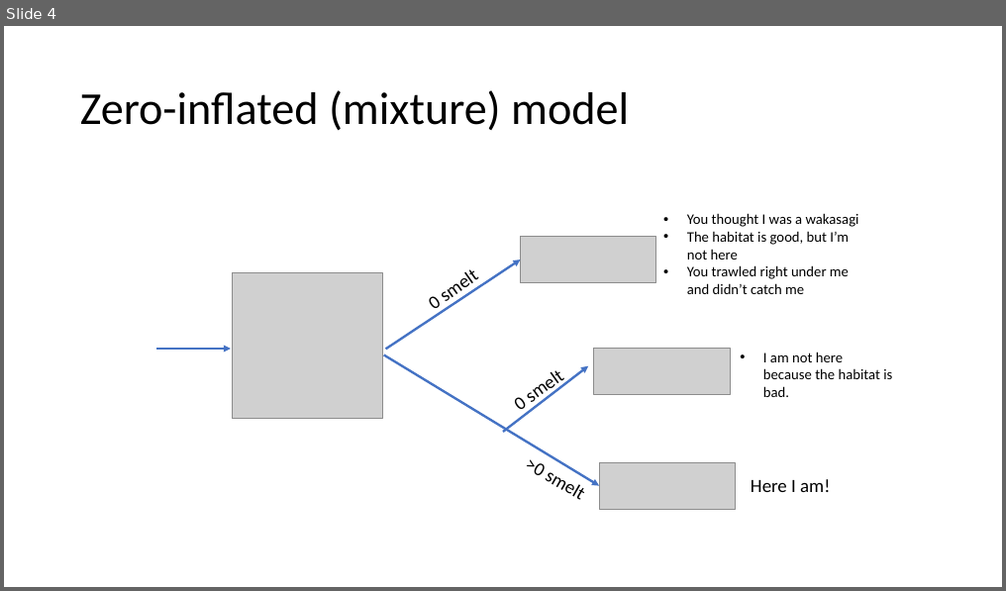
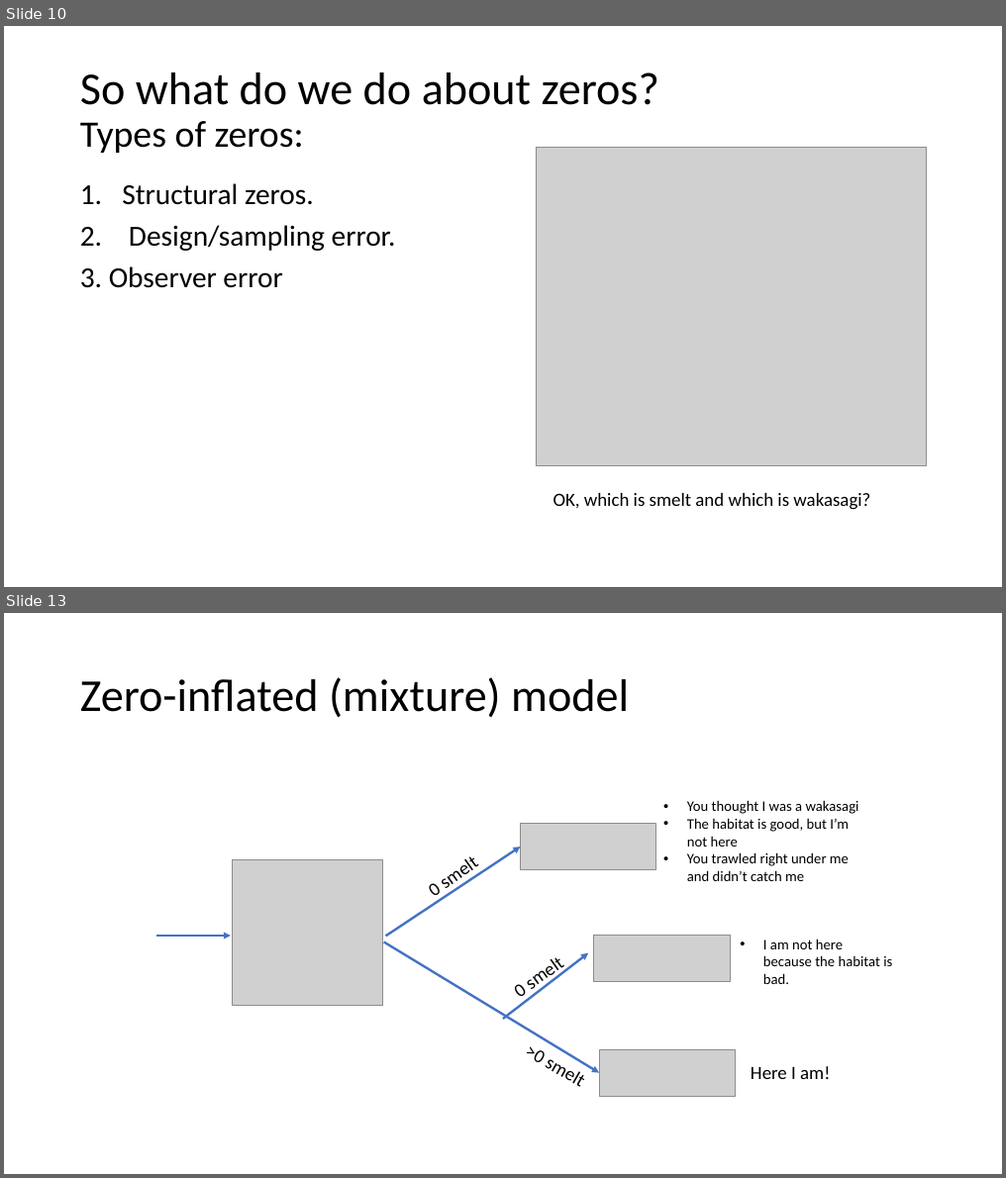
Before and after one commit to InteragencyEcologicalProgram/DataScience, a slide deck: 2019.08.08_countmodels presentation/zipzap.pptx. Shown one above the other, each under a label of ours: slide 4 before the commit, slides 10 and 13 after it; the slides between them are not shown. The pictures are 1006x591 and 1006x1178 pixels, drawn with LibreOffice and Linux fonts; fonts in the diff are those of the drawing; grey boxes stand for pictures. Boxes give left, top, right and bottom in pixels: in the first picture for what was removed or moved away, otherwise in the second. Text is boxed around its words. In the diff, an @@ line names an element or a change of style, - is before the commit and + after.

```diff
--- a/2019.08.08_countmodels presentation/zipzap.pptx
+++ b/2019.08.08_countmodels presentation/zipzap.pptx
@@ slide 10 added at box(4, 26, 1002, 587), background #FFFFFF @@
@@ title added at box(80, 73, 659, 153), 44 pt, text #000000 @@
+So what do we do about zeros?
+Types of zeros:
@@ picture added at box(536, 148, 926, 467) @@
@@ text added at box(80, 183, 396, 288), 28 pt, text #000000 @@
+1. Structural zeros.
+2. Design/sampling error.
+3. Observer error
@@ text added at box(553, 493, 870, 510), 18 pt, text #000000 @@
+OK, which is smelt and which is wakasagi?
@@ what was slide 4 is now slide 13 @@
```
Also in this commit, not shown: 3 slides changed, 8 other slides added, 8 other files.
